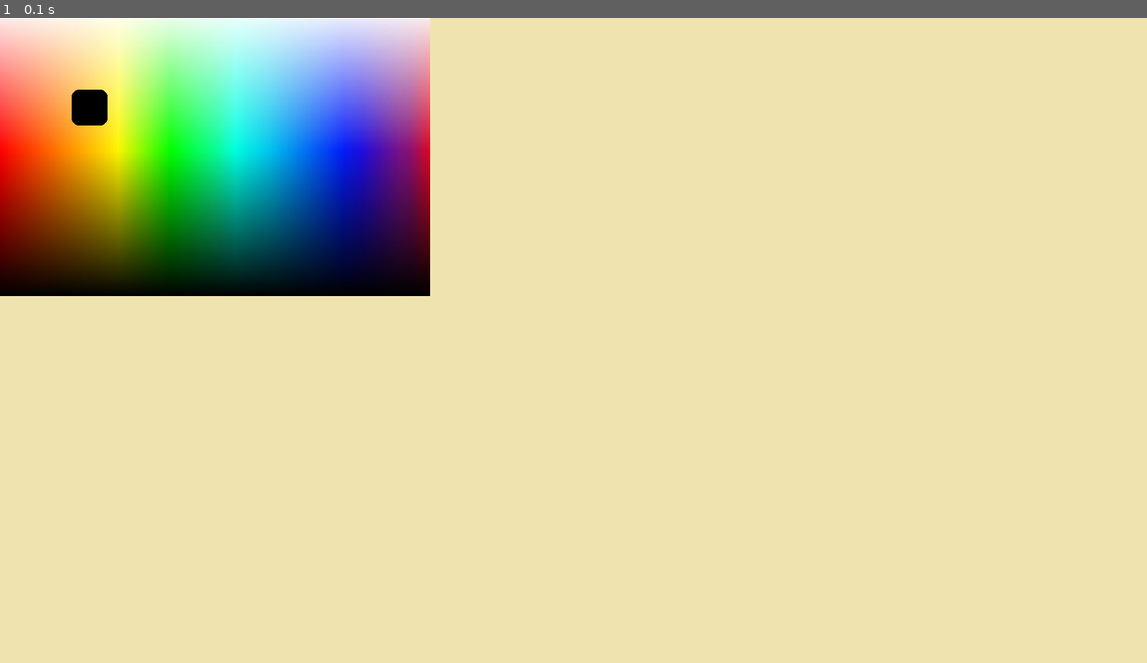
Above: before the commit, frame 1.
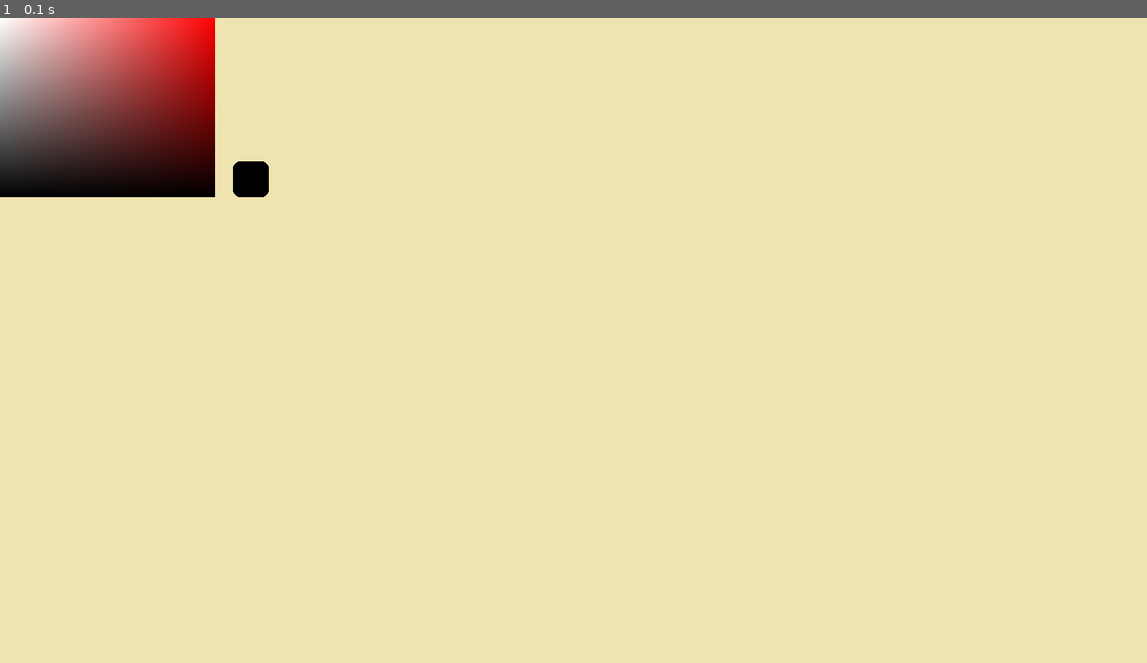
Above: after the commit, the same moment.

Repository: Keksfabrik-glitch/Panzerkiste
Game: pygame game, started from Main.py
Two runs of this game, one before a commit and one after it. Both use one fixed random seed, a clock stepped at 60 frames per second and the inputs below.
Inputs:
- Up to frame 1 (0.1 s): no input

The runs differ from the first frame. In frame 1, 16% of the frame differs, in the area x 0-38%, y 0-44%.

Commit message:
Änderung des Farbwählers
[]Farbtonslider

Diff:
--- a/Shop.py
+++ b/Shop.py
@@ -42,6 +42,18 @@
     print(s,v)
     print(preis,int(preis))
     print("---")
+
+class Slider(pygame.sprite.Sprite):
+    def __init__(self, x, y, länge,value,max,min,steps):
+        super().__init__()
+        self.pos = (x,y)
+        self.länge = länge
+        self.value = value
+        self.max = max
+        self.min = min
+        self.steps = steps
+
+
 def Main(screen=None):
     BREITE = 100*16  # screenbreite für Startbildschirm
     HOEHE = 100*9   # screenhöhe für Startbildschirm
@@ -57,17 +69,19 @@
     WEIß = (255, 255, 255)  # Weiße Farbe für nicht selektierte Optionen
 
     laeuft = True
-    screensurface = pygame.display.get_surface ()
+    #screensurface = pygame.display.get_surface ()
     clock = pygame.time.Clock()
-    image = pygame.image.load ("./ColourPicture.bmp")
-    image_rect = image.get_rect()
+    #image = pygame.image.load ("./ColourPicture.bmp")
+    #image_rect = image.get_rect()
 
     mouseUP = True
     farbe = (0,0,0,0)
+    FarbTon= (255,0,0)
+    FarbWahlHSVBereichGröße = (300,250)
     while laeuft:
         #screen.blit(hintergrund, (0, 0))
         screen.fill(SAND)
-        screen.blit (image, image_rect)
+        #screen.blit (image, image_rect)
         #pygame.display.flip()
         for event in pygame.event.get ():
             if event.type == pygame.MOUSEBUTTONDOWN:
@@ -76,10 +90,22 @@
                 mouseUP = True
         if mouseUP == False: # Maustaste gedrückt
             mouse = pygame.mouse.get_pos()
-            if image_rect.collidepoint(mouse):  # Maus über der Auswahlfläche
-                farbe = screensurface.get_at(mouse)
-                FarbPreisBerechnen(farbe)
-        farbPreview = pygame.Rect(100, 100, 50, 50)
+            #if image_rect.collidepoint(mouse):  # Maus über der Auswahlfläche
+            #    farbe = screensurface.get_at(mouse)
+             #   FarbPreisBerechnen(farbe)
+        surf = pygame.Surface((1, 2))
+        surf.fill((255,255,255))
+        surf.set_at((0, 1), (0, 0,0))
+        surf = pygame.transform.smoothscale(surf, FarbWahlHSVBereichGröße)
+
+        surf2 = pygame.Surface((2,1))
+        surf2.fill((255,255,255))
+        surf2.set_at((1, 0), (FarbTon))
+        surf2 = pygame.transform.smoothscale(surf2, (FarbWahlHSVBereichGröße))
+        surf.blit(surf2, (0, 0), special_flags=pygame.BLEND_MULT)
+        screen.blit(surf, (0, 0))
+
+        farbPreview = pygame.Rect(325, 200, 50, 50)
         pygame.draw.rect(screen, farbe, farbPreview, border_radius=10)
         pygame.draw.rect(screen, (0,0,0), farbPreview, width=3, border_radius=10)
         pygame.display.flip()
